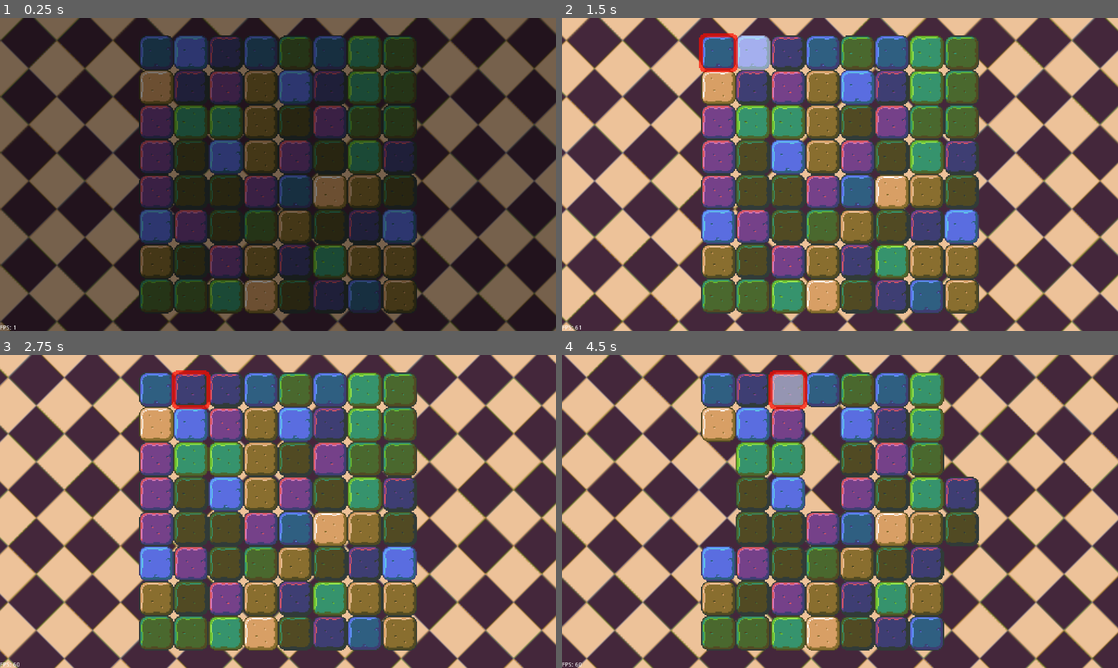
Above: before the commit, frames 1-4 (two rows, left to right).
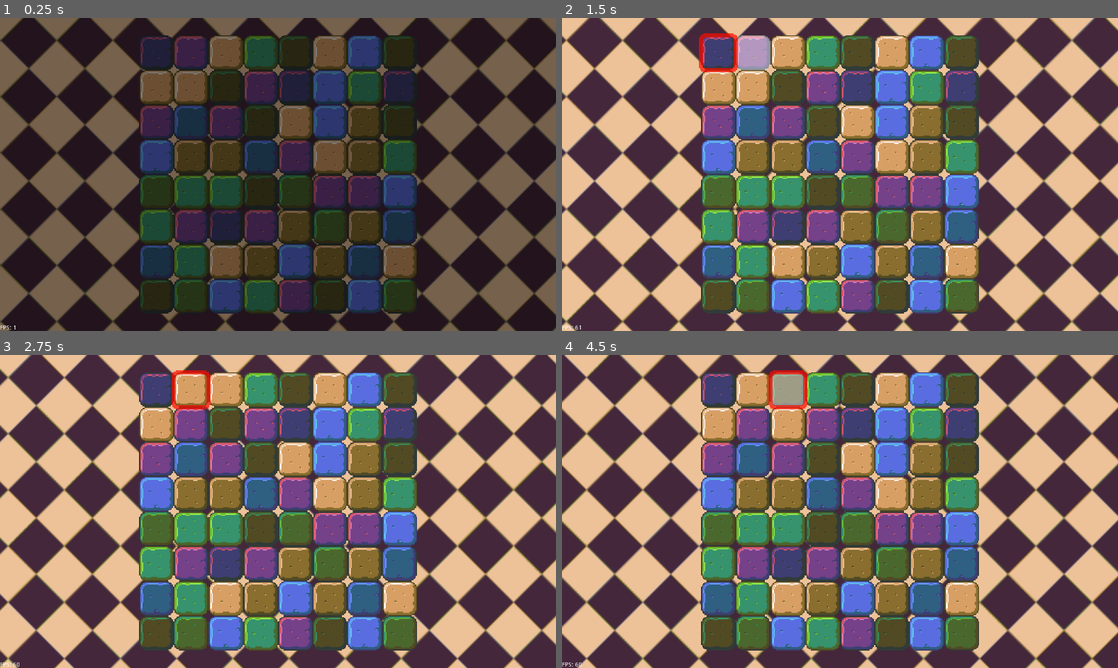
Above: after the commit, the same moments.

Repository: MzaxnaV/GodotGames
Game: Godot game, scene res://scenes/Main.tscn
Same seed, same stepped clock (60 frames per second), same inputs: the game is played once before the commit and once after it.
Inputs:
- Up to frame 1 (0.25 s): no input
- Up to frame 2 (1.5 s): tap Enter (ui_accept) at 0.5, 0.6, 0.77, 1.07, 1.35 s; hold Right (ui_right) 0.53-1.28 s; hold Down (ui_down) from 1.28 s (still down)
- Up to frame 3 (2.75 s): tap Enter (ui_accept) at 1.52, 1.82, 2.1 s; release Down (ui_down) at 2.03 s; hold Right (ui_right) from 2.03 s (still down)
- Up to frame 4 (4.5 s): release Right (ui_right) at 2.78 s; hold Up (ui_up) 2.78-3.53 s; tap Enter (ui_accept) at 2.85, 3.02, 3.32, 3.6, 3.77, 4.07, 4.35 s; hold Left (ui_left) from 3.53 s (still down); tap A (debug_a) at 4.15 s

The runs differ from the first frame. In frame 1, 29% of the frame differs, in the area x 25-75%, y 5-95%; in frame 2, 35%; in frame 3, 35%; in frame 4, 36%.

Commit message:
refactoring
play state to use vector2 instead of a tile and using weakref

Diff:
--- a/scenes/Game.tscn
+++ b/scenes/Game.tscn
@@ -20,7 +20,7 @@
 gradient = SubResource( 1 )
 width = 512
 
-[node name="Game" type="Node" index="0"]
+[node name="Game" type="Node"]
 
 script = ExtResource( 1 )
 
--- a/scripts/Board.gd
+++ b/scripts/Board.gd
@@ -1,34 +1,37 @@
 extends Node2D
 
 var size = 8
-
 var tiles = []
 var matches = []
 
 var Tile = preload('res://scenes/Tile.tscn')
 
-func generate_board():
+func generate_tiles():
 	randomize()
 	for y in range(size):
 		for x in range(size):
 			var tile = Tile.instance()
 			tile.init(Vector2(x * 32, y * 32), 1 + randi() % 9, 1)
-			tiles.append(tile)
+			tiles.append(weakref(tile))
 
-#	while calculate_matches():
-#		tiles = []
-#		print(matches)
-#		generate_board()
+	while calculate_matches():
+		for tile in tiles:
+			tile.get_ref().free()
+		tiles = []
+		generate_tiles()
+
+func generate_board():
+	generate_tiles()
 
 	for tile in tiles:
-		add_child(tile)
+		add_child(tile.get_ref())
 
 func highlight(pos):
 	$Highlight.show()
 	$Highlight.position = pos
 
 func get_tile(x, y):
-	print(tiles[x + y * 8].position)
+	print(tiles[x + y * 8].get_ref().position)
 	return tiles[x + y * 8]
 
 func select(pos):
@@ -49,8 +52,8 @@
 	tiles[pos2.x/32 + 8*pos2.y/32] = temp
 
 	# fix their positions
-	$Tween.interpolate_property(tiles[pos1.x/32 + 8*pos1.y/32], 'position', pos2, pos1, 0.3, Tween.TRANS_EXPO, Tween.EASE_OUT)
-	$Tween.interpolate_property(tiles[pos2.x/32 + 8*pos2.y/32], 'position', pos1, pos2, 0.3, Tween.TRANS_EXPO, Tween.EASE_OUT)
+	$Tween.interpolate_property(tiles[pos1.x/32 + 8*pos1.y/32].get_ref(), 'position', pos2, pos1, 0.3, Tween.TRANS_EXPO, Tween.EASE_OUT)
+	$Tween.interpolate_property(tiles[pos2.x/32 + 8*pos2.y/32].get_ref(), 'position', pos1, pos2, 0.3, Tween.TRANS_EXPO, Tween.EASE_OUT)
 	$Tween.interpolate_property($Highlight, 'position', pos1, pos2, 0.3, Tween.TRANS_EXPO, Tween.EASE_OUT)
 	$Tween.start()
 
@@ -60,15 +63,15 @@
 
 	# horizontal matches
 	for y in range(size):
-		var colour_to_match = tiles[8 * y].colour
+		var colour_to_match = tiles[8 * y].get_ref().colour
 		match_num = 1
 
 		for x in range(1, size):
 			var index = x + 8 * y
-			if tiles[index].colour == colour_to_match:
+			if tiles[index].get_ref().colour == colour_to_match:
 				match_num += 1
 			else:
-				colour_to_match = tiles[index].colour
+				colour_to_match = tiles[index].get_ref().colour
 
 				if match_num >= 3:
 					for i in range(1, match_num + 1):
@@ -80,31 +83,31 @@
 
 		if match_num >= 3:
 			for i in range(match_num):
-				matches.append(tiles[7 - i + y * 8])
+				matches.append(tiles[6 - i + y * 8])
 
 	# vertical matches
 	for x in range(size):
-		var colour_to_match = tiles[x].colour
+		var colour_to_match = tiles[x].get_ref().colour
 		match_num = 1
 
 		for y in range(1, size):
 			var index = x + 8 * y
-			if tiles[index].colour == colour_to_match:
+			if tiles[index].get_ref().colour == colour_to_match:
 				match_num += 1
 			else:
-				colour_to_match = tiles[index].colour
+				colour_to_match = tiles[index].get_ref().colour
 
 				if match_num >= 3:
 					for i in range(1, match_num + 1):
 						matches.append(tiles[index - i * 8])
 
-				if x >= 7:
+				if y >= 7:
 					break
 				match_num = 1
 
 		if match_num >= 3:
 			for i in range(match_num):
-				matches.append(tiles[x + (7 - i) * 8])
+				matches.append(tiles[x + (6 - i) * 8])
 
 	self.matches = matches
 	return matches.size() > 0
--- a/scripts/fsm/states/PlayState.gd
+++ b/scripts/fsm/states/PlayState.gd
@@ -9,48 +9,45 @@
 func enter(params):
 	board = params
 	add_child(board)
-	selected_tile = board.get_tile(0, 0)
+	selected_tile = Vector2(0, 0)
 
 func exit():
 	board.queue_free()
 
 func handle_event(event):
 	if highlighted:
-		var x = selected_tile.position.x / 32
-		var y = selected_tile.position.y / 32
+		var x = selected_tile.x
+		var y = selected_tile.y
 
 		if event.is_action_released("ui_up"):
 			if y > 0:
-				selected_tile = board.get_tile(x, y - 1)
+				selected_tile.y -= 1
 		elif event.is_action_released("ui_down"):
 			if y < board.size - 1:
-				selected_tile = board.get_tile(x, y + 1)
+				selected_tile.y += 1
 		elif event.is_action_released("ui_left"):
 			if x > 0:
-				selected_tile = board.get_tile(x - 1, y)
+				selected_tile.x -= 1
 		elif event.is_action_released("ui_right"):
 			if x < board.size - 1:
-				selected_tile = board.get_tile(x + 1, y)
+				selected_tile.x += 1
 
-		board.highlight(selected_tile.position)
+		board.highlight(selected_tile * 32)
 
 	if event.is_action_released("ui_accept"):
 		if not highlighted:
 			highlighted = true
-			board.highlight(selected_tile.position)
+			board.highlight(selected_tile * 32)
 		else:
 			if allow_swap:
 				board.swap()
 			else:
-				board.select(selected_tile.position)
+				board.select(selected_tile * 32)
 
 			allow_swap = !allow_swap
 
 	if event.is_action_released("debug_a"):
 		if board.calculate_matches():
-			for tile in board.matches:
-				tile.hide()
+			board.remove_matches()
 	elif event.is_action_released("debug_b"):
-		if board.calculate_matches():
-			for tile in board.matches:
-				tile.show()
+		board.fall_tiles()
